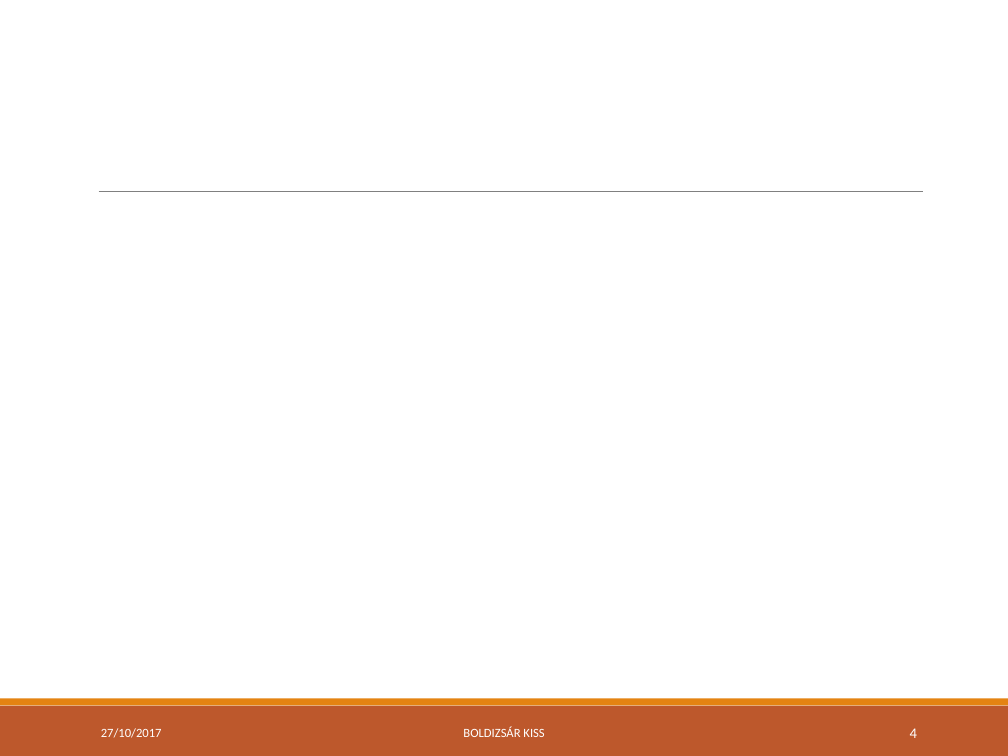
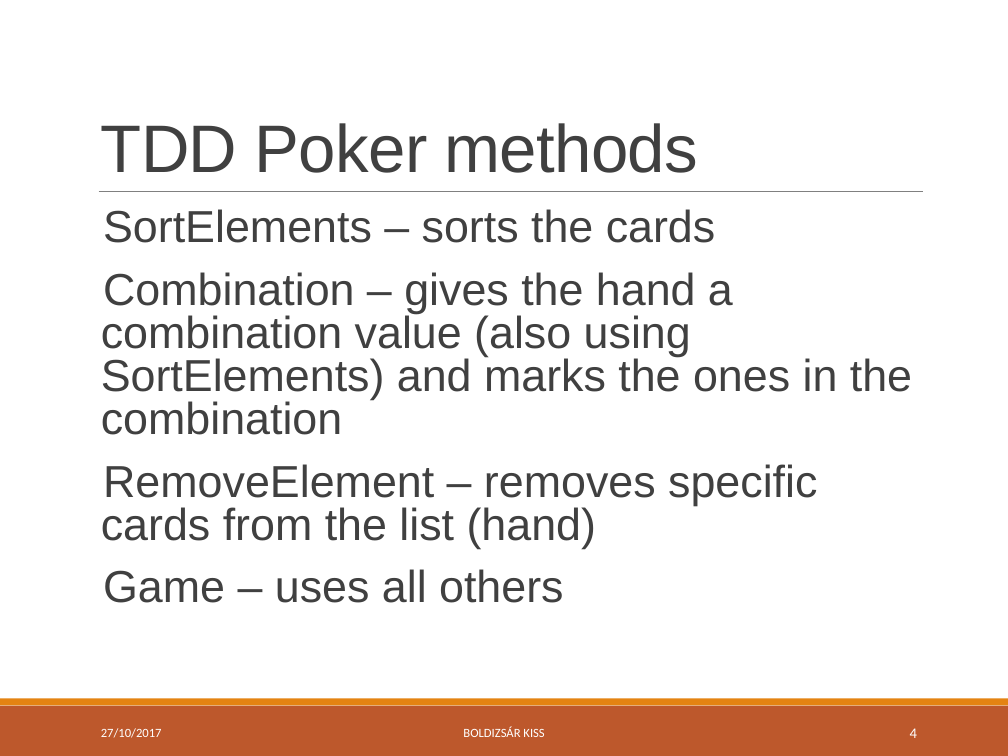
Before and after one commit to green-fox-academy/bpo106, a slide deck: slide 4 of week07/day04/demo/ppt-w07.pptx. Drawn at 1008x756 pixels with LibreOffice and Linux fonts; fonts in the diff are those of the drawing. Boxes give left, top, right and bottom in pixels: in the first picture for what was removed or moved away, otherwise in the second. Text is boxed around its words. In the diff, an @@ line names an element or a change of style, - is before the commit and + after.

```diff
--- a/week07/day04/demo/ppt-w07.pptx
+++ b/week07/day04/demo/ppt-w07.pptx
@@ title added at (x1=101, y1=123, x2=698, y2=173), 48 pt, text #404040 @@
+TDD Poker methods
@@ text added at (x1=101, y1=209, x2=912, y2=603), 32 pt, text #404040 @@
+  SortElements – sorts the cards
+  Combination – gives the hand a combination value (also using SortElements) and marks the ones in the combination
+  RemoveElement – removes specific cards from the list (hand)
+  Game – uses all others
```
Also in this commit, not shown: 3 other slides changed.
